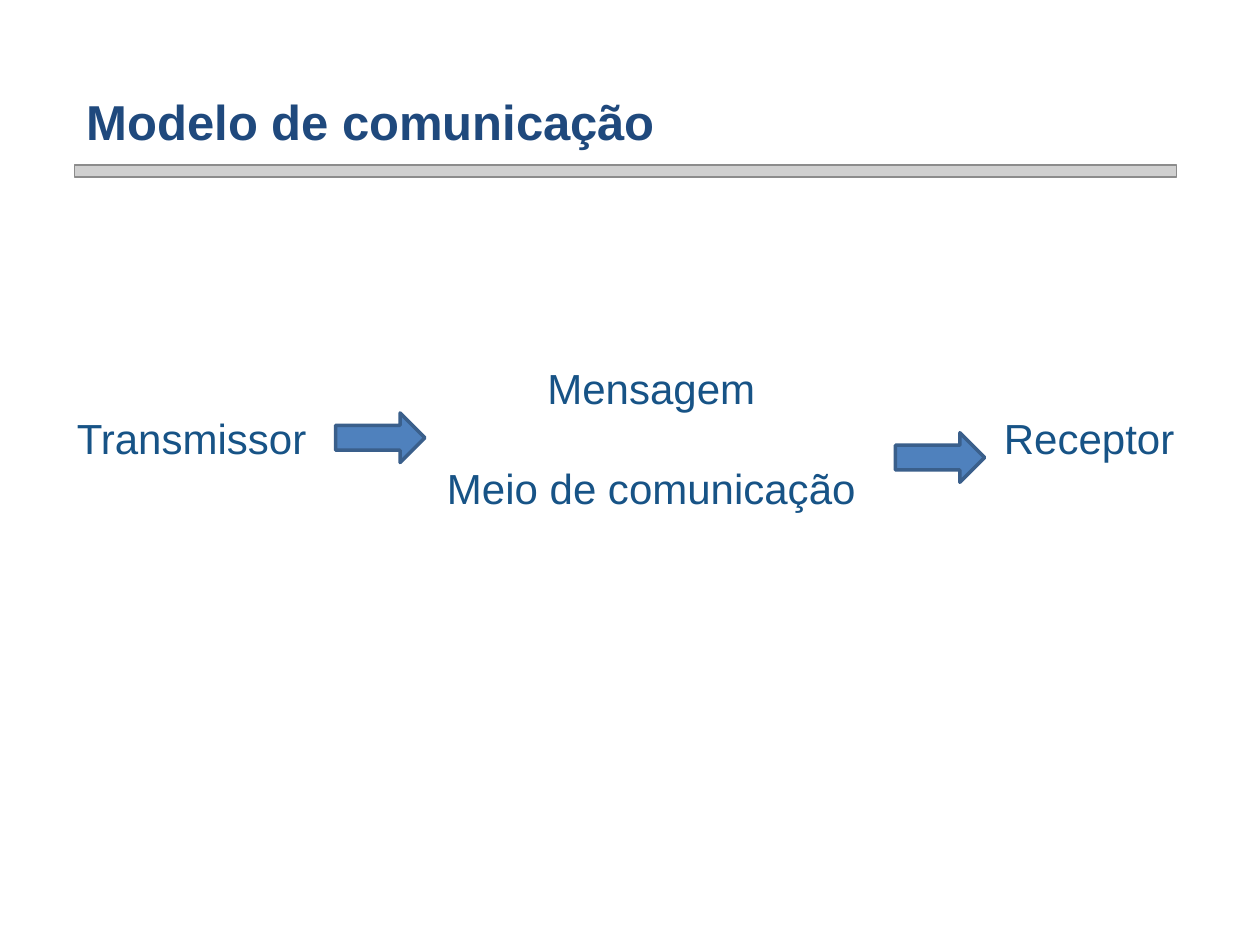
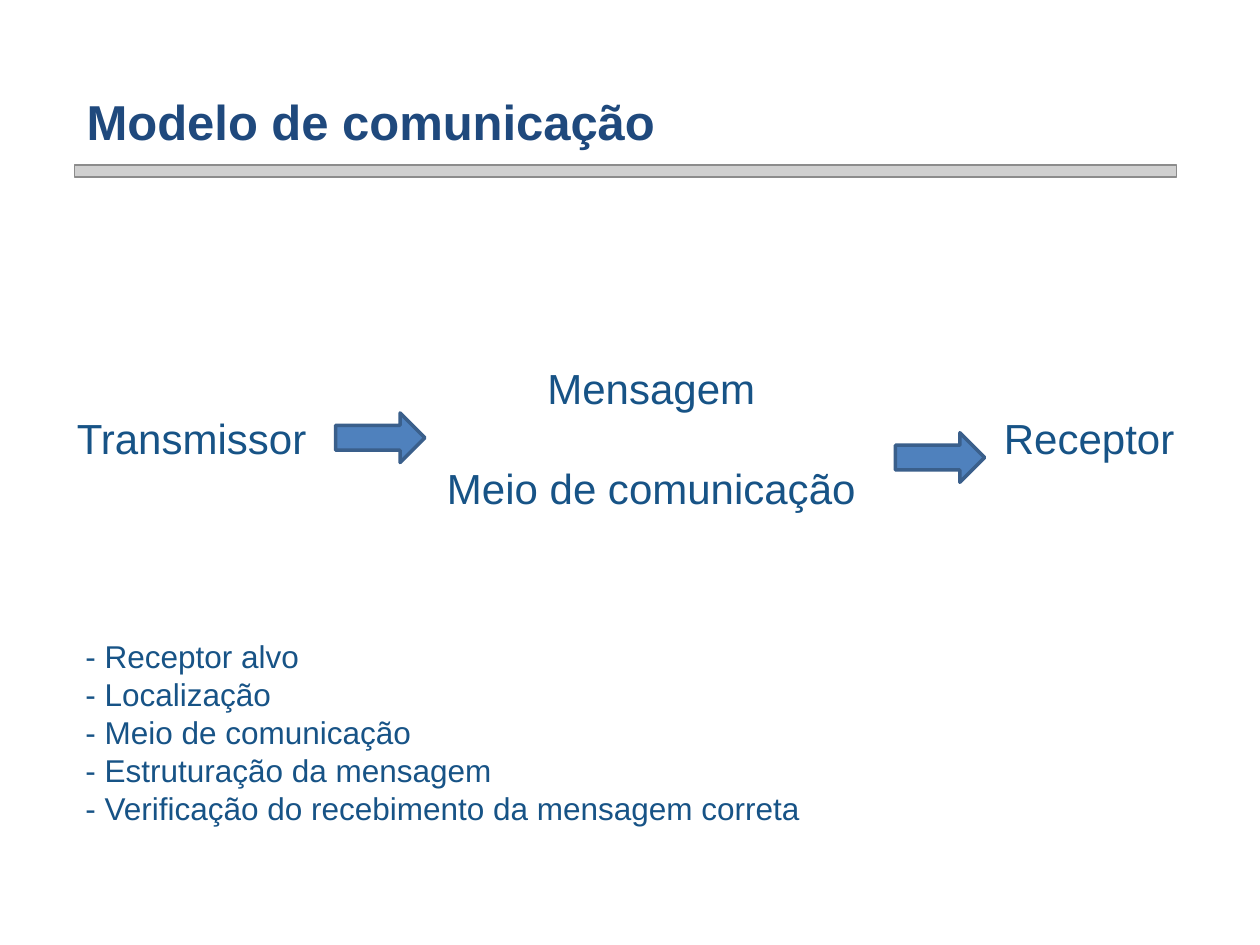
Before and after one commit to smarley2/PSE, a slide deck: slide 3 of Apresentação PSE/Transmission Lines PCB signal Integrity-draft.pptx. Drawn at 1260x945 pixels with LibreOffice and Linux fonts; fonts in the diff are those of the drawing; grey boxes stand for pictures; background and template pictures are left out. Boxes give left, top, right and bottom in pixels: in the first picture for what was removed or moved away, otherwise in the second. Text is boxed around its words. In the diff, an @@ line names an element or a change of style, - is before the commit and + after.

```diff
--- a/Apresentação PSE/Transmission Lines PCB signal Integrity-draft.pptx
+++ b/Apresentação PSE/Transmission Lines PCB signal Integrity-draft.pptx
@@ text added at (x1=105, y1=645, x2=799, y2=826), 18 pt, text #175386 @@
+  - Receptor alvo
+  - Localização
+  - Meio de comunicação
+  - Estruturação da mensagem
+  - Verificação do recebimento da mensagem correta
```
Also in this commit, not shown: 4 other slides changed, 7 slides added, 13 slides removed.
